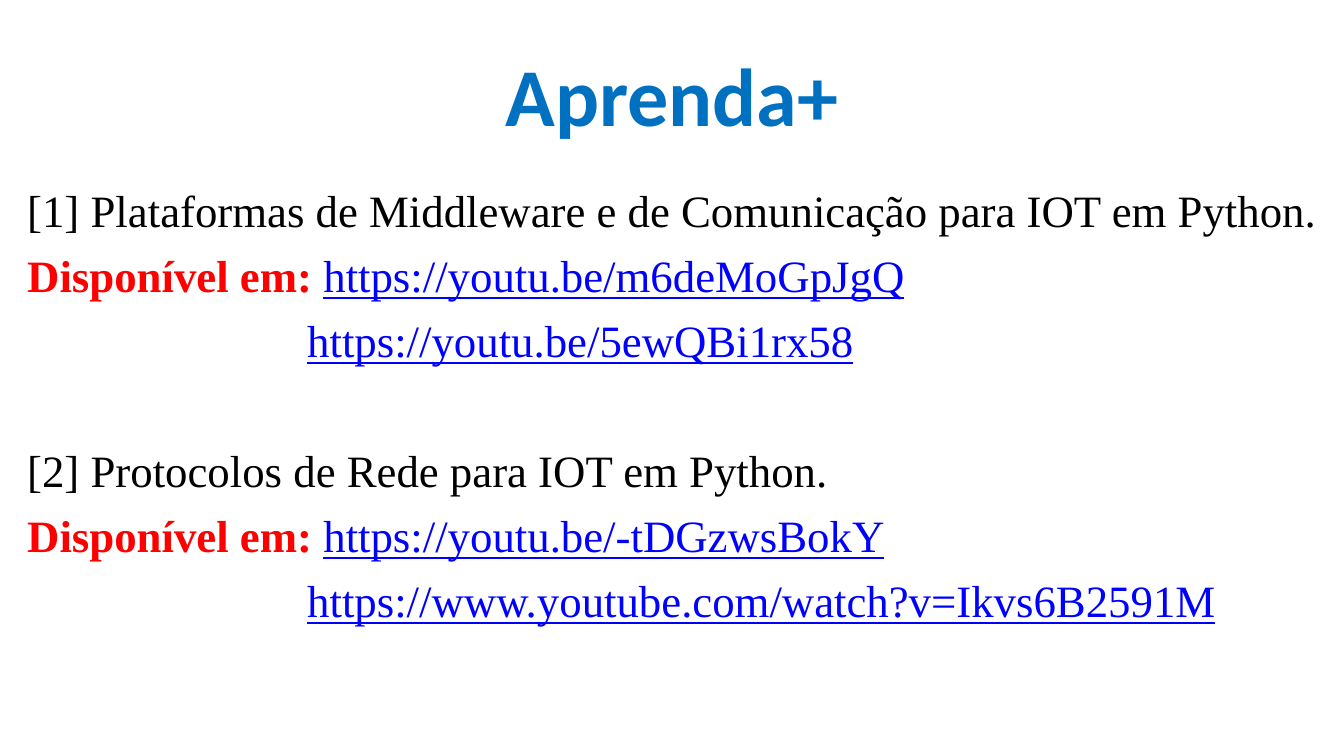
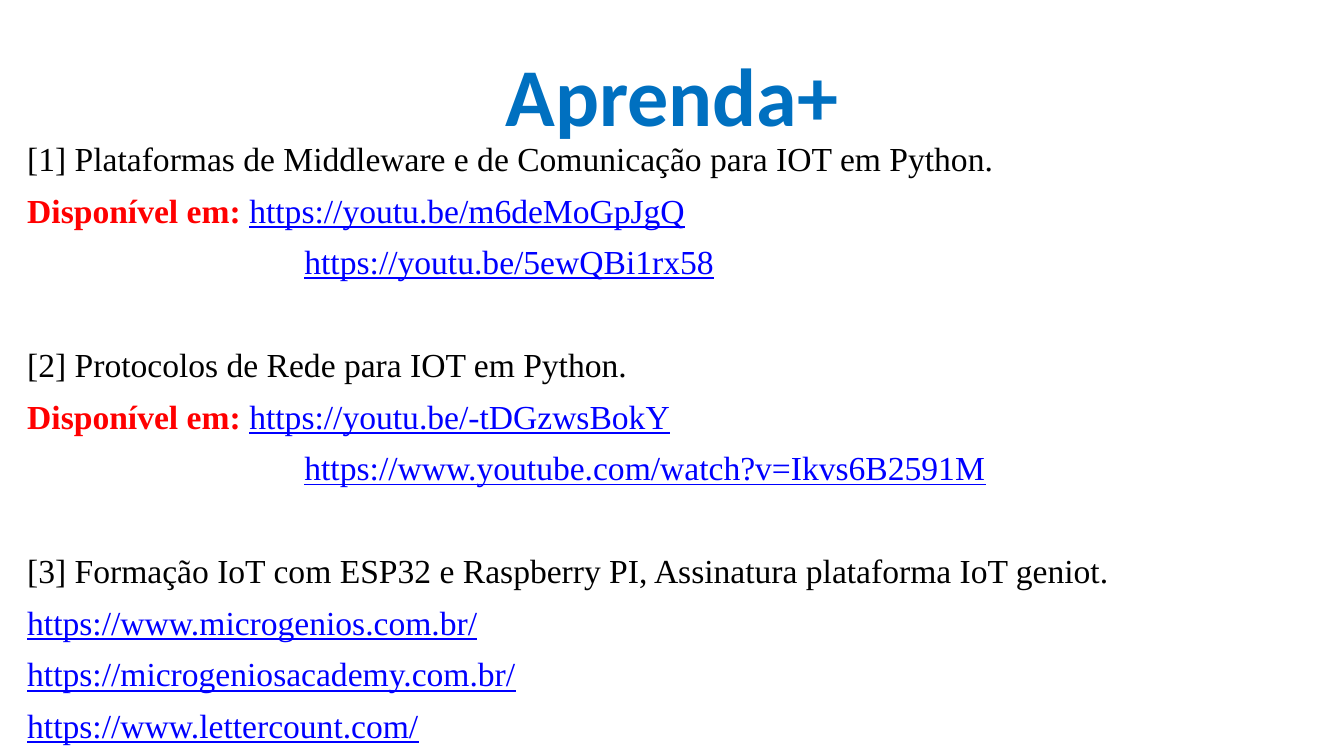
Before and after one commit to CloudEducationBrazil/WydenArea1AplicacaoCloudIndustria40Python, a slide deck: slide 30 of 01 Classes/Aula 02 - Aplicação Cloud Indústria 40 Python IoT Midlleware e Protocolos de Rede.pptx. Drawn at 1344x756 pixels with LibreOffice and Linux fonts; fonts in the diff are those of the drawing; background and template pictures are left out. Boxes give left, top, right and bottom in pixels: in the first picture for what was removed or moved away, otherwise in the second. Text is boxed around its words. In the diff, an @@ line names an element or a change of style, - is before the commit and + after.

```diff
--- a/01 Classes/Aula 02 - Aplicação Cloud Indústria 40 Python IoT Midlleware e Protocolos de Rede.pptx
+++ b/01 Classes/Aula 02 - Aplicação Cloud Indústria 40 Python IoT Midlleware e Protocolos de Rede.pptx
@@ text "[1] Plataformas de Middleware e ...": place and size @@
-text "[1] Plataformas de Middleware e ..." at [27, 195, 1316, 627]
+text "[1] Plataformas de Middleware e ..." at [27, 147, 1108, 745]
@@ text at [27, 147, 993, 487]: size 24 to 18 pt in "[1] Plataformas de Middleware e de Comunicação ...", "Disponível em: https://youtu.be/m6deMoGpJgQ", "https://youtu.be/5ewQBi1rx58", "[2] Protocolos de Rede para IOT em ..." and 2 more places @@
@@ text at [27, 559, 1108, 745]: paragraphs added @@
+[3] Formação IoT com ESP32 e Raspberry PI, Assinatura plataforma IoT geniot.
+https://www.microgenios.com.br/
+https://microgeniosacademy.com.br/
+https://www.lettercount.com/
```
Also in this commit, not shown: 3 other slides changed.
